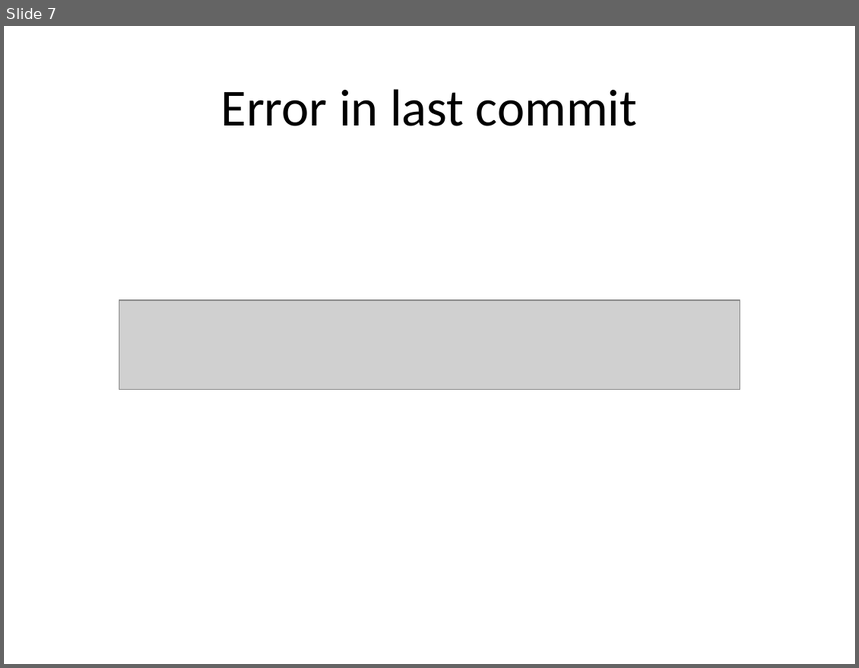
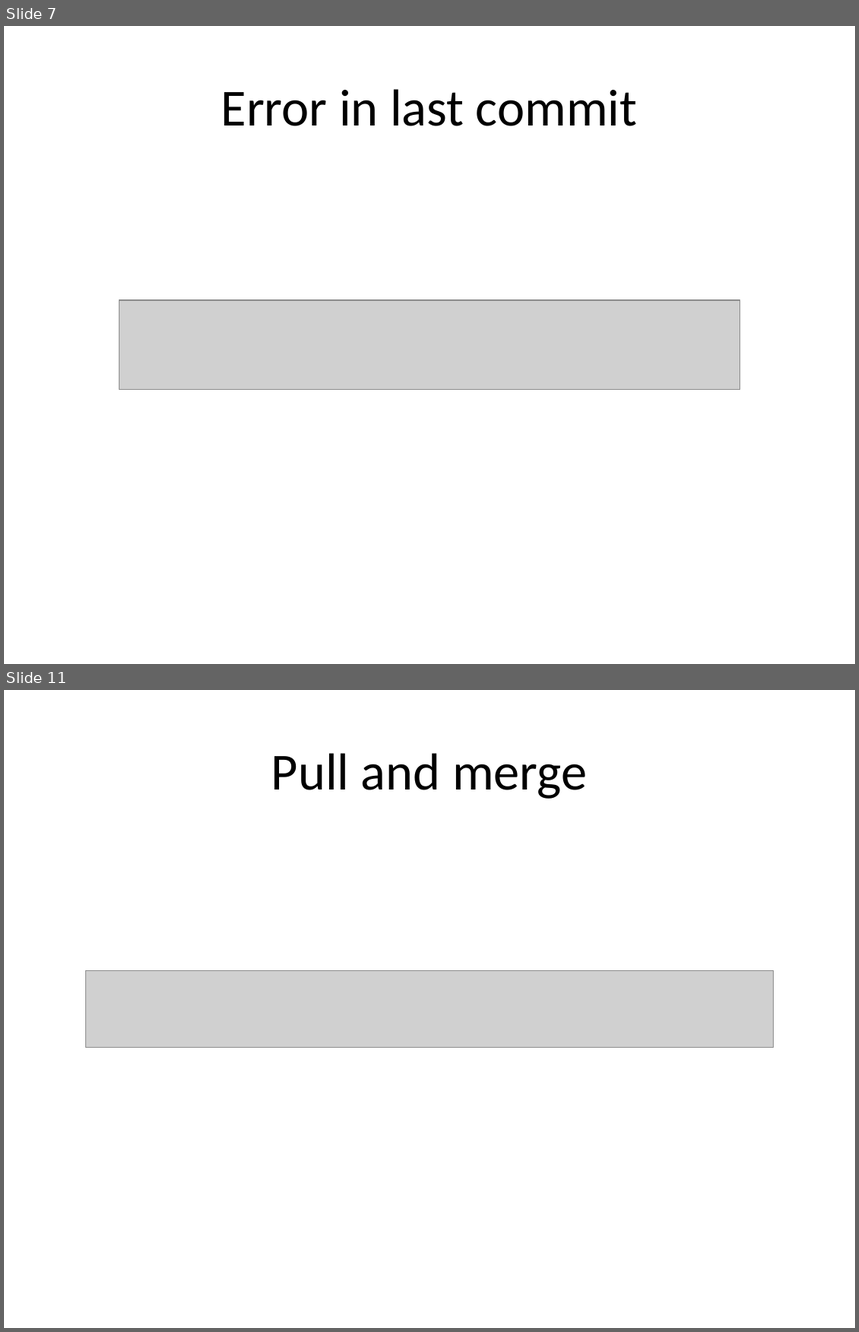
Before and after one commit to uncas/writings, a slide deck: GitRebase.pptx. Shown one above the other, each under a label of ours: slide 7 before the commit, slides 7 and 11 after it; the slides between them are not shown. The pictures are 859x668 and 859x1332 pixels, drawn with LibreOffice and Linux fonts; fonts in the diff are those of the drawing; grey boxes stand for pictures. Boxes give left, top, right and bottom in pixels: in the first picture for what was removed or moved away, otherwise in the second. Text is boxed around its words. In the diff, an @@ line names an element or a change of style, - is before the commit and + after.

```diff
--- a/GitRebase.pptx
+++ b/GitRebase.pptx
@@ slide 11 added at (4,690,855,1328), background #FFFFFF @@
@@ title added at (272,753,587,799), 44 pt, text #000000 @@
+Pull and merge
@@ picture added at (86,971,773,1049) @@
```
Also in this commit, not shown: 3 slides changed, 4 other slides added, 2 other files.
